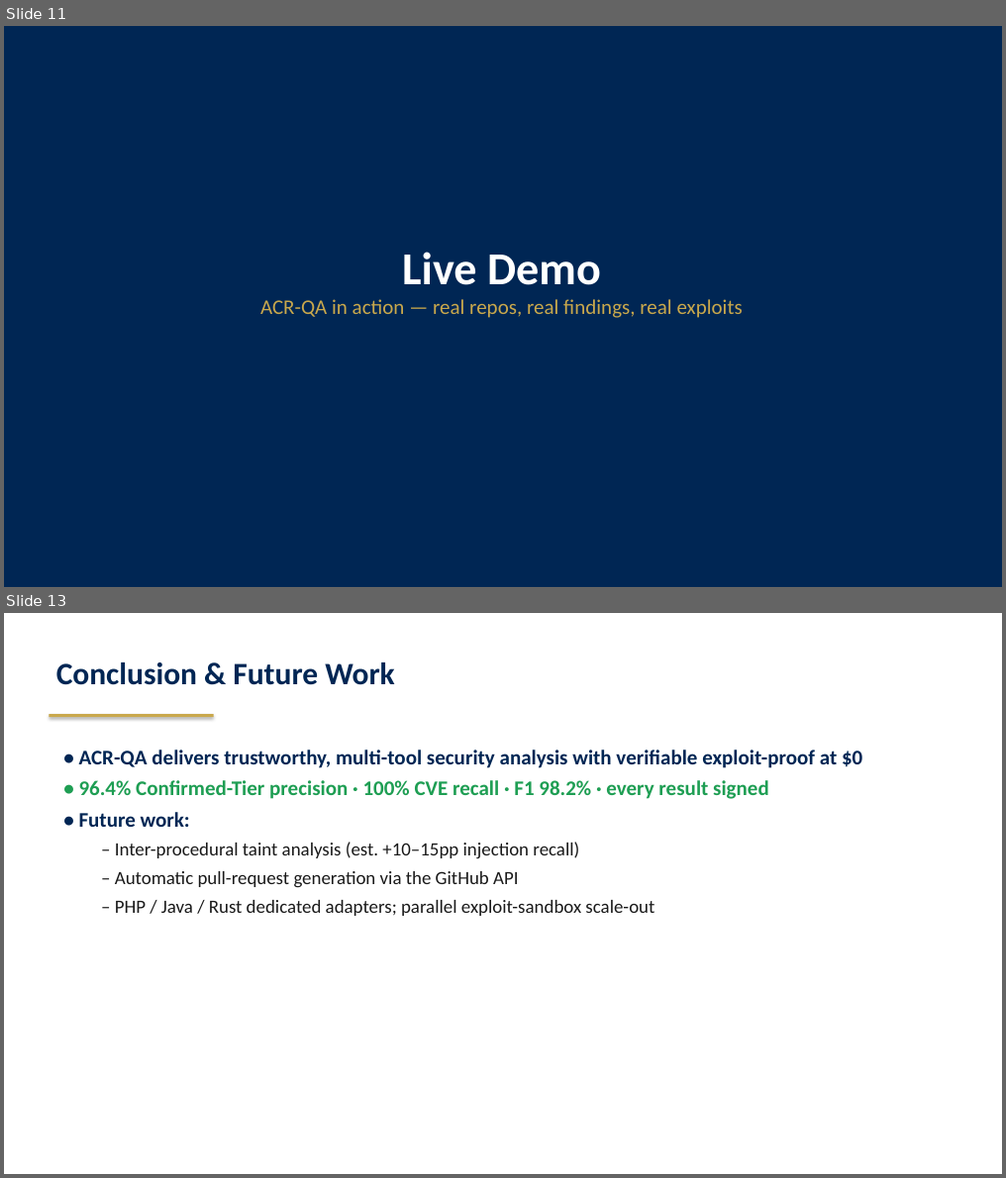
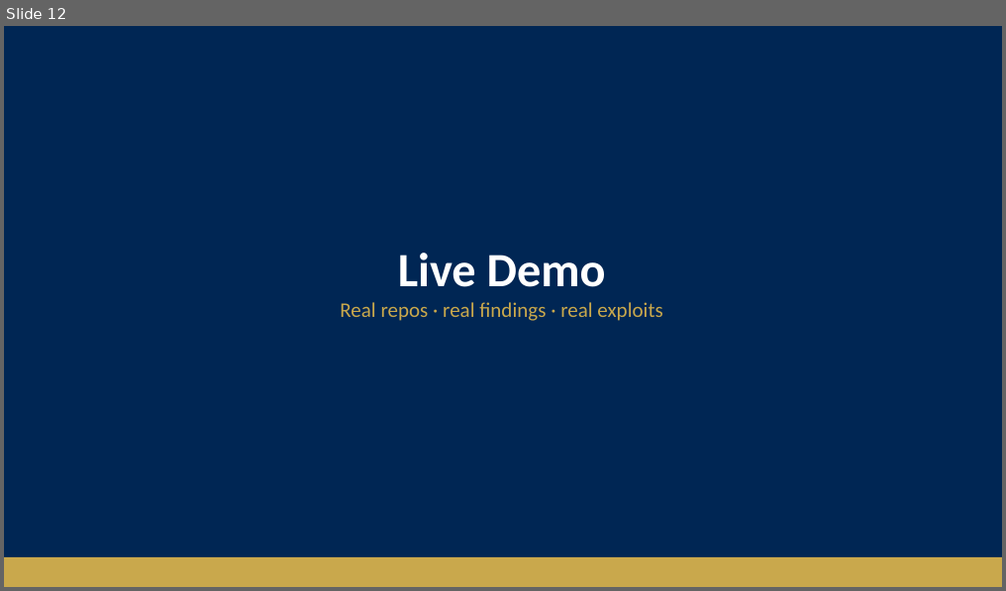
Before and after one commit to starredjaco/ACR-QA, a slide deck: docs/ACR-QA_Defense.odp. Shown one above the other, each under a label of ours: slides 11 and 13 before the commit, slide 12 after it; the slides between them are not shown. The pictures are 1006x1178 and 1006x591 pixels, drawn with LibreOffice and Linux fonts; fonts in the diff are those of the drawing. Boxes give left, top, right and bottom in pixels: in the first picture for what was removed or moved away, otherwise in the second. Text is boxed around its words. In the diff, an @@ line names an element or a change of style, - is before the commit and + after.

Commit message:
feat(defense): god-mode deck — sales narrative + real dashboard screenshots
Rebuild build_defense_deck.py into a 20-slide sales deck: hook (AI writes 1.88x more
vulns), market-reality hero stats ($10-50k vs $0), the Confirmed-Tier funnel visual
(1,942 -> 55), Evaluation table, three trust proofs, competitive matrix, "What ACR-QA
Delivers" close, and real embedded dashboard screenshots (Overview, run detail, OWASP
heatmap, verified attestation) captured live via Playwright. KSIU branding + logo.
Rendered and visually verified.

```diff
--- a/docs/ACR-QA_Defense.odp
+++ b/docs/ACR-QA_Defense.odp
@@ slide 13 removed at box(4, 613, 1002, 1174), background #FFFFFF @@
@@ text removed at box(56, 663, 394, 685) @@
-Conclusion & Future Work
@@ rectangle removed at box(49, 714, 214, 717) @@
@@ text removed at box(79, 750, 862, 916) @@
-• ACR-QA delivers trustworthy, multi-tool security analysis with verifiable exploit-proof at $0
-• 96.4% Confirmed-Tier precision · 100% CVE recall · F1 98.2% · every result signed
-• Future work:
-– Inter-procedural taint analysis (est. +10–15pp injection recall)
-– Automatic pull-request generation via the GitHub API
-– PHP / Java / Rust dedicated adapters; parallel exploit-sandbox scale-out
@@ what was slide 11 is now slide 12 @@
@@ slide 12 changed as well @@
@@ text at box(398, 253, 606, 287): size 44 to 46 pt in "Live Demo" @@
@@ text at box(340, 302, 662, 321): text changed @@
-ACR-QA in action — real repos, real findings, real exploits
+Real repos · real findings · real exploits
@@ rectangle added at box(4, 558, 1002, 587), fill #C9A84C @@
```
Also in this commit, not shown: 6 other slides changed, 13 slides added, 6 other slides removed, 8 other files.
